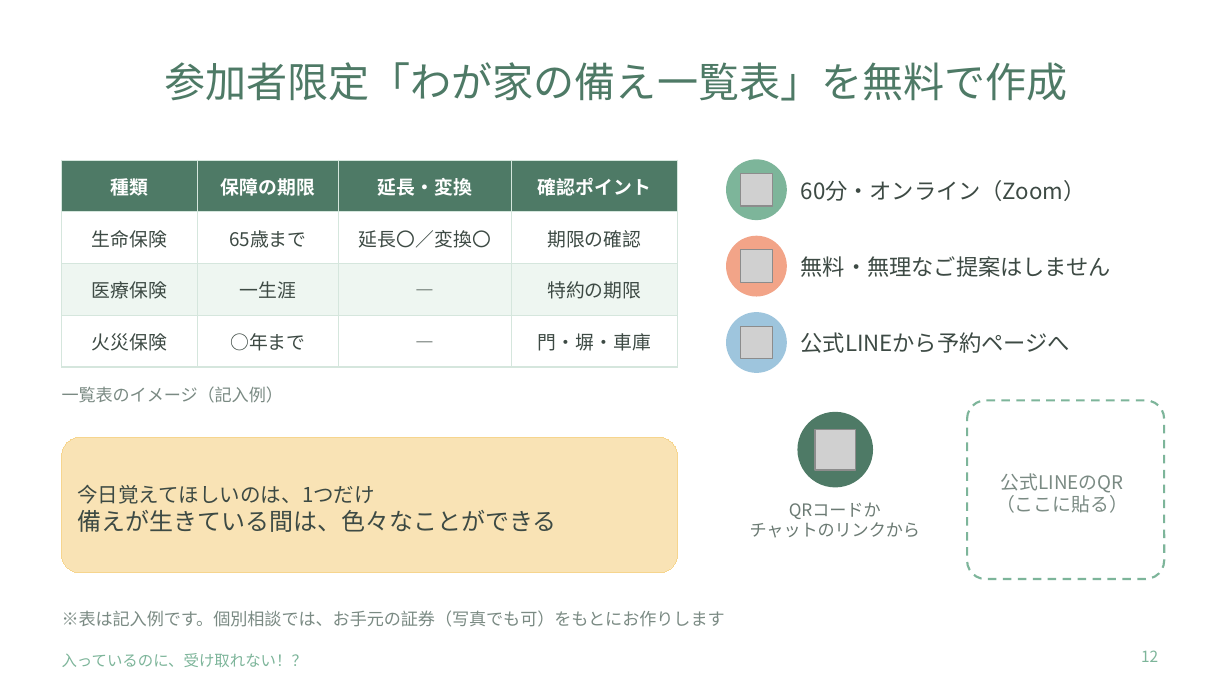
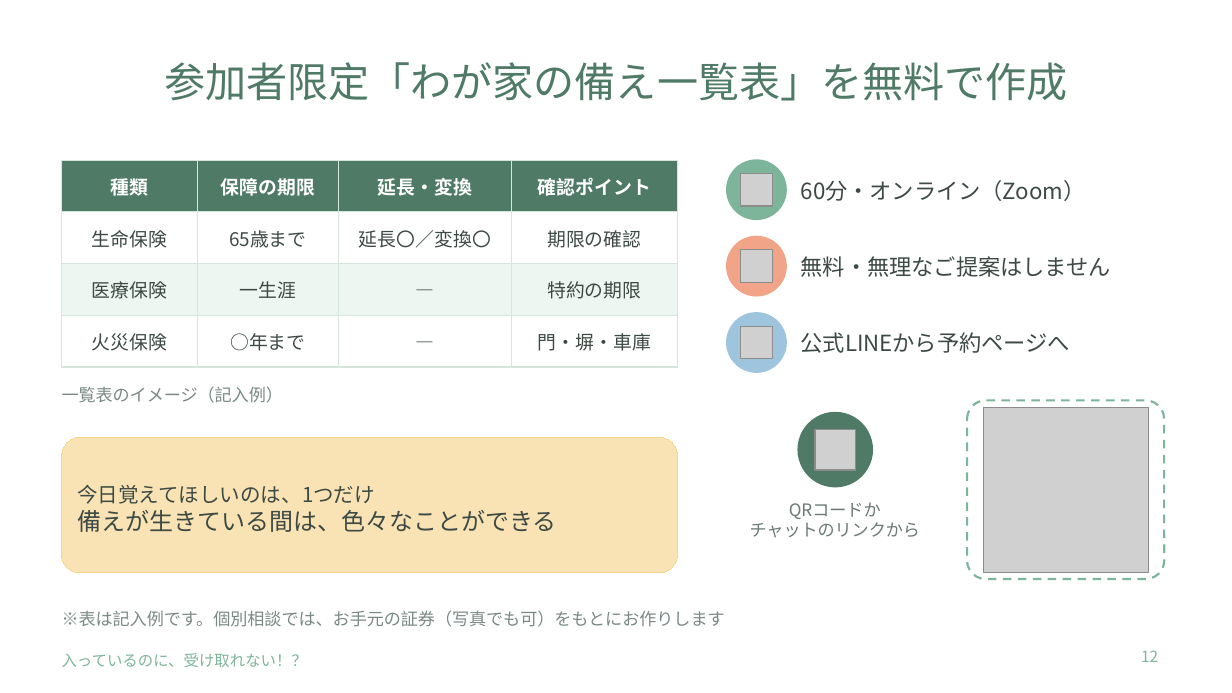
Before and after one commit to onohome403-ops/FP-onoken, a slide deck: slide 12 of セミナー資料/1127ミニセミナー_入っているのに受け取れない.pptx. Drawn at 1232x693 pixels with LibreOffice and Linux fonts; fonts in the diff are those of the drawing; grey boxes stand for pictures. Boxes give left, top, right and bottom in pixels: in the first picture for what was removed or moved away, otherwise in the second. Text is boxed around its words. In the diff, an @@ line names an element or a change of style, - is before the commit and + after.

```diff
--- a/セミナー資料/1127ミニセミナー_入っているのに受け取れない.pptx
+++ b/セミナー資料/1127ミニセミナー_入っているのに受け取れない.pptx
@@ picture added at [983,408,1148,573] @@
@@ text in rounded rectangle at [996,473,1128,513]: text removed @@
-公式LINEのQR
-（ここに貼る）
```
Also in this commit, not shown: 2 other files.
